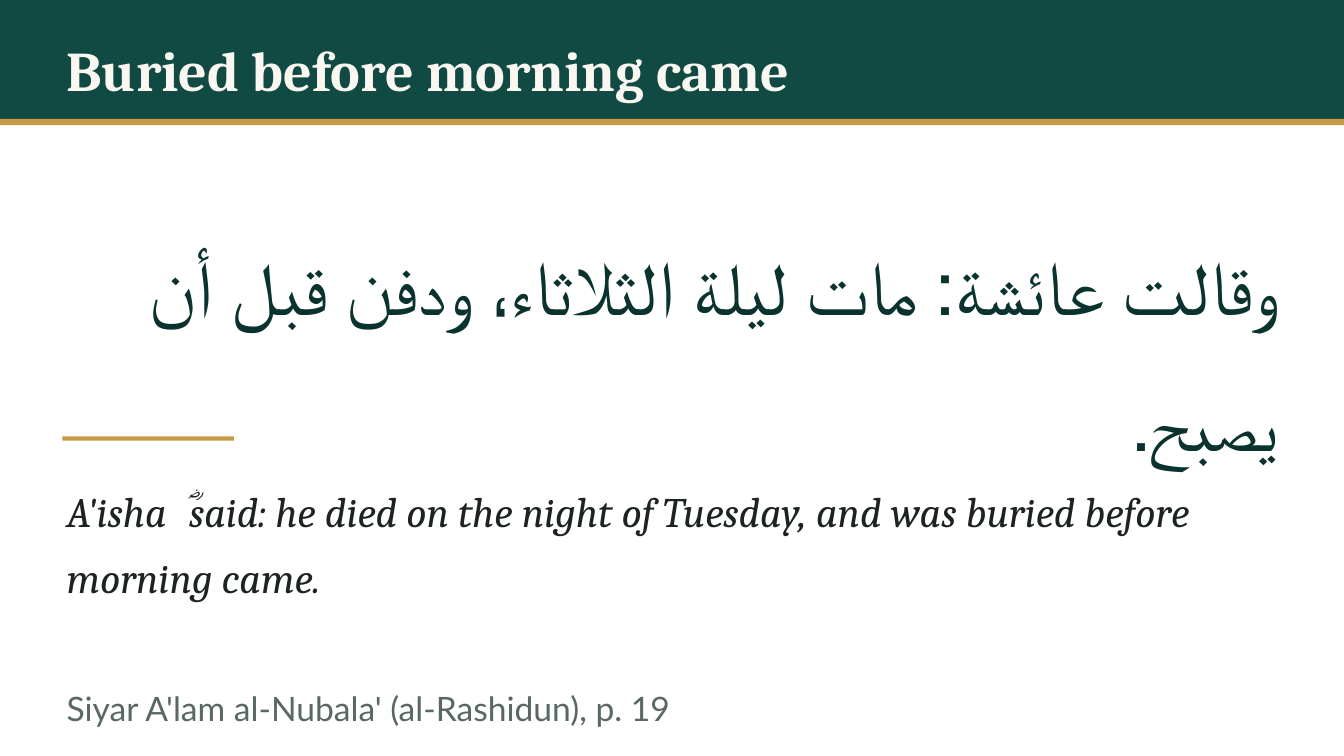
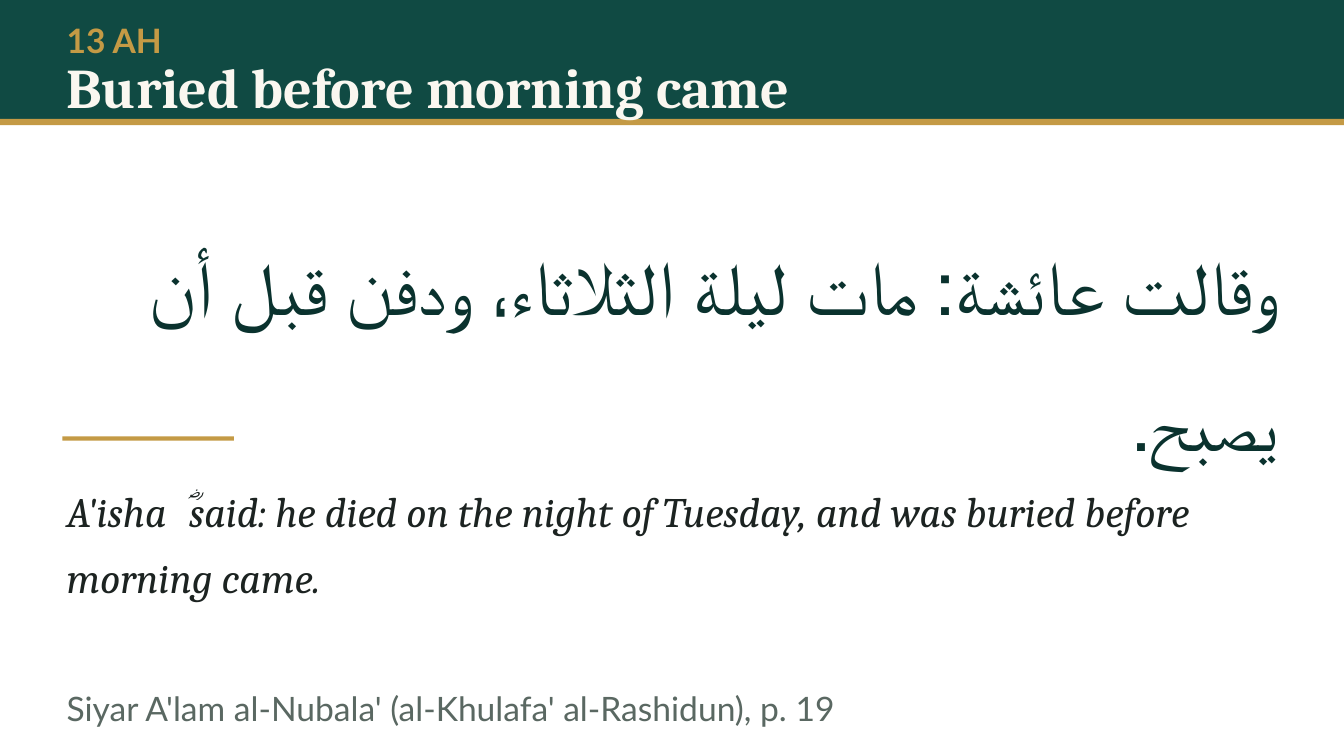
Before and after one commit to daniyalyasin93/2026SeptemberIslamicHistoryClass, a slide deck: slide 92 of L02_baarah_saal/L02.pptx (slide 56 before the commit). Drawn at 1344x756 pixels with LibreOffice and Linux fonts; fonts in the diff are those of the drawing. Boxes give left, top, right and bottom in pixels: in the first picture for what was removed or moved away, otherwise in the second. Text is boxed around its words. In the diff, an @@ line names an element or a change of style, - is before the commit and + after.

```diff
--- a/L02_baarah_saal/L02.pptx
+++ b/L02_baarah_saal/L02.pptx
@@ text added at (67,28,162,54), 24 pt, text #C49A45, bold @@
+13 AH
@@ text "Buried before morning came": place and size @@
-text "Buried before morning came" at (67,51,789,103)
+text "Buried before morning came" at (67,68,789,121)
@@ text at (67,695,835,727): text changed @@
-Siyar A'lam al-Nubala' (al-Rashidun), p. 19
+Siyar A'lam al-Nubala' (al-Khulafa' al-Rashidun), p. 19
```
Also in this commit, not shown: 44 other slides changed, 37 slides added, 17 other files.
